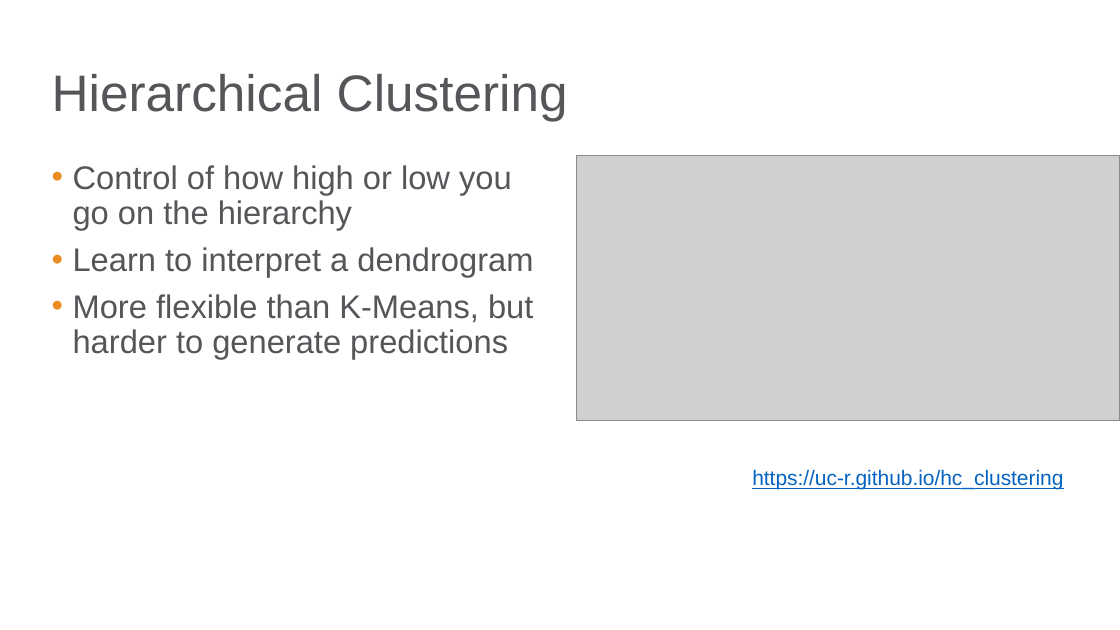
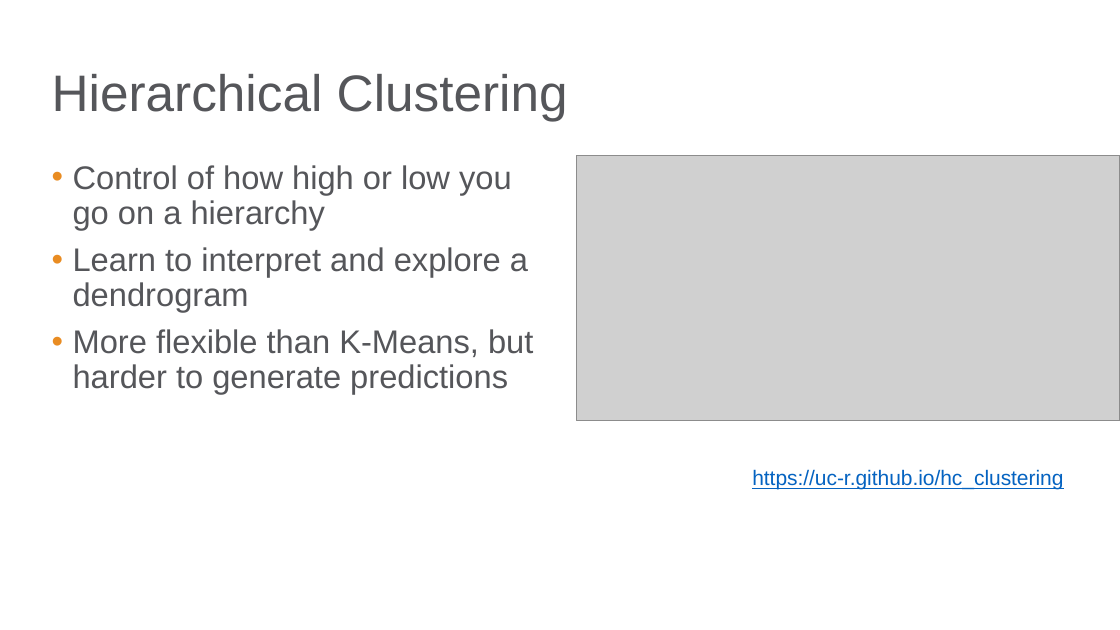
Before and after one commit to bgstieber/APRA-PD-DAS-2019, a slide deck: slide 14 of Generating Insights from Clustering Large Donors - BStieber APRA DAS19.pptx (slide 13 before the commit). Drawn at 1120x630 pixels with LibreOffice and Linux fonts; fonts in the diff are those of the drawing; grey boxes stand for pictures; background and template pictures are left out. Boxes give left, top, right and bottom in pixels: in the first picture for what was removed or moved away, otherwise in the second. Text is boxed around its words. In the diff, an @@ line names an element or a change of style, - is before the commit and + after.

```diff
--- a/Generating Insights from Clustering Large Donors - BStieber APRA DAS19.pptx
+++ b/Generating Insights from Clustering Large Donors - BStieber APRA DAS19.pptx
@@ text at [73, 165, 528, 312]: text changed @@
-• Control of how high or low you go on the hierarchy
-• Learn to interpret a dendrogram
+• Control of how high or low you go on a hierarchy
+• Learn to interpret and explore a dendrogram
```
Also in this commit, not shown: 8 other slides changed, 1 slide added, 1 other file.
